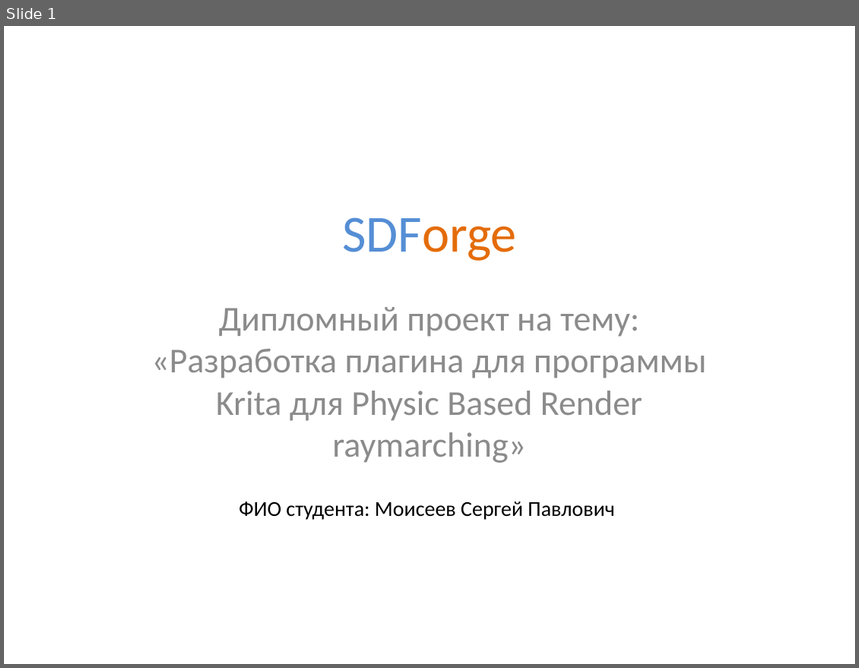
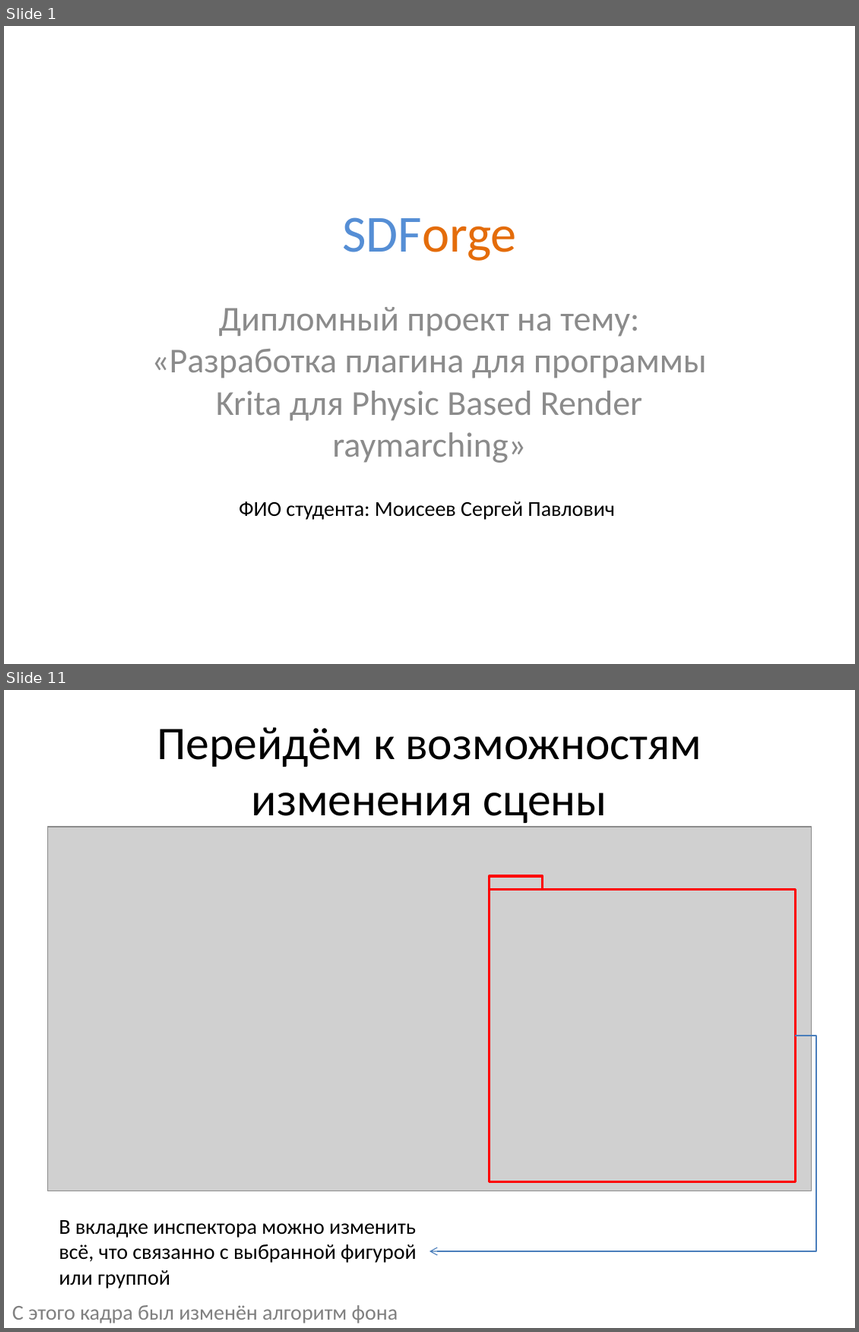
Before and after one commit to lomovoyPlayer/SDForge, a slide deck: SDForge/docs/SDForge Презентация.pptx. Shown one above the other, each under a label of ours: slide 1 before the commit, slides 1 and 11 after it; the slides between them are not shown. The pictures are 859x668 and 859x1332 pixels, drawn with LibreOffice and Linux fonts; fonts in the diff are those of the drawing; grey boxes stand for pictures. Boxes give left, top, right and bottom in pixels: in the first picture for what was removed or moved away, otherwise in the second. Text is boxed around its words. In the diff, an @@ line names an element or a change of style, - is before the commit and + after.

```diff
--- a/SDForge/docs/SDForge Презентация.pptx
+++ b/SDForge/docs/SDForge Презентация.pptx
@@ slide 11 added at [4,690,855,1328], background #FFFFFF @@
@@ title added at [157,727,702,827], 39.6 pt, text #000000 @@
+Перейдём к возможностям изменения сцены
@@ picture added at [47,827,811,1192] @@
@@ rectangle added at [489,889,794,1182], outline #FF0000 2 pt @@
@@ rectangle added at [489,876,543,890], outline #FF0000 2 pt @@
@@ elbow arrow added from (796, 1036) to (430, 1252), #4B7EBC 0.75 pt @@
@@ text added at [59,1220,416,1289], 18 pt, text #000000 @@
+В вкладке инспектора можно изменить всё, что связанно с выбранной фигурой или группой
@@ text added at [12,1306,398,1324], 18 pt, text #808080 @@
+С этого кадра был изменён алгоритм фона
```
Also in this commit, not shown: 23 other slides added, 1 slide removed, 3 other files.
